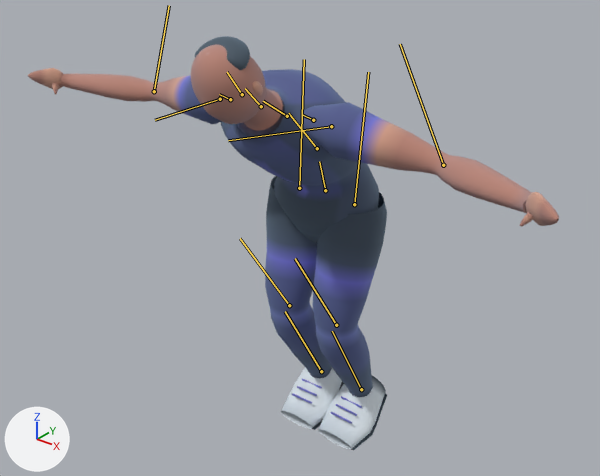
The glTF model static/replay-assets/rowplay-athlete-v4.glb as it was, and as the next commit left it.
The view is the same before and after, from a 50 mm camera at (1.73, -2.5, 2.14) aimed at (0.0, -0.33, 0.79). Arrows for +X, +Y and +Z are at lower left; the lights stay in place. The first picture is the older version. Both versions are drawn at frame 12 of the action 'rowplay-v4-ski-cycle'; the numbers are the values there. The bones that change, and the others that lie on the model, are drawn over the model as lines.
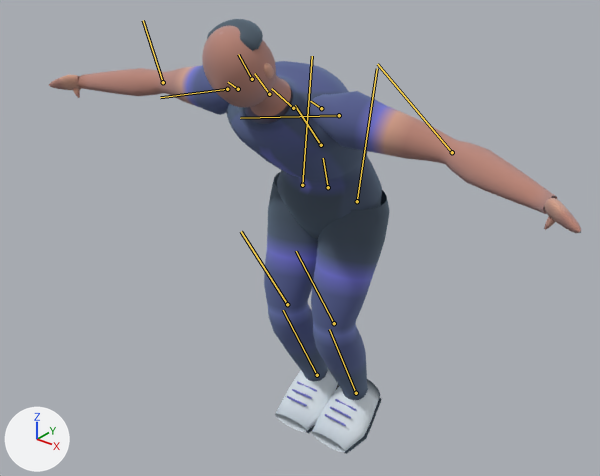
Pixel boxes [x1, y1, x2, y2] of what changed, in the pictures (600 x 476 px):
'Mesh_0', posed
    before: [28, 36, 559, 450]
    after: [49, 19, 581, 454]
bone 'v4Hips', root to tip
    before: (325, 190) to (319, 161)
    after: (328, 187) to (323, 158)
bone 'v4Spine', root to tip
    before: (317, 148) to (288, 113)
    after: (321, 145) to (295, 105)
bone 'v4Chest', root to tip
    before: (287, 116) to (263, 101)
    after: (293, 108) to (271, 88)
bone 'v4LeftUpperArm', root to tip
    before: (220, 99) to (155, 120)
    after: (227, 89) to (160, 97)
bone 'v4LeftForearm', root to tip
    before: (154, 91) to (169, 5)
    after: (163, 82) to (143, 20)
bone 'v4RightUpperArm', root to tip
    before: (331, 126) to (228, 140)
    after: (339, 115) to (240, 118)
bone 'v4RightForearm', root to tip
    before: (443, 165) to (400, 44)
    after: (452, 152) to (377, 64)
bone 'v4LeftUpperLeg', root to tip
    before: (299, 188) to (304, 59)
    after: (302, 185) to (312, 56)
bone 'v4LeftLowerLeg', root to tip
    before: (289, 305) to (240, 238)
    after: (287, 304) to (241, 231)
bone 'v4RightUpperLeg', root to tip
    before: (354, 204) to (368, 72)
    after: (357, 201) to (377, 68)
bone 'v4RightLowerLeg', root to tip
    before: (336, 325) to (295, 258)
    after: (334, 323) to (296, 251)

The edits, one by one:
Bone 'v4Hips' (bone_v4hips) moves from (0.0, -0.09, 0.178) to (0.0, -0.083, 0.16).
Bone 'v4Hips' (bone_v4hips) turns from (17, 0, 0) to (15, 0, 0) degrees about its own x, y and z.
Bone 'v4Spine' (bone_v4spine) turns from (27, 0, 0) to (24, 0, 0) degrees about its own x, y and z.
Bone 'v4Chest' (bone_v4chest) turns from (13, 0, 0) to (12, 0, 0) degrees about its own x, y and z.
Bone 'v4LeftUpperArm' (bone_v4leftupperarm) turns from (22, 5, -9) to (23, 4, -8) degrees about its own x, y and z.
Bone 'v4LeftForearm' (bone_v4leftforearm) turns from (-72, -19, -7) to (-41, -8, -11) degrees about its own x, y and z.
Bone 'v4RightUpperArm' (bone_v4rightupperarm) turns from (22, -5, 9) to (23, -4, 8) degrees about its own x, y and z.
Bone 'v4RightForearm' (bone_v4rightforearm) turns from (-72, 19, 7) to (-41, 8, 11) degrees about its own x, y and z.
Bone 'v4LeftUpperLeg' (bone_v4leftupperleg) turns from (-22, 1, 1) to (-24, 1, 1) degrees about its own x, y and z.
Bone 'v4LeftLowerLeg' (bone_v4leftlowerleg) turns from (39, 0, 0) to (40, 0, 0) degrees about its own x, y and z.
Bone 'v4RightUpperLeg' (bone_v4rightupperleg) turns from (-22, -1, -1) to (-24, -1, -1) degrees about its own x, y and z.
Bone 'v4RightLowerLeg' (bone_v4rightlowerleg) turns from (39, 0, 0) to (40, 0, 0) degrees about its own x, y and z.
